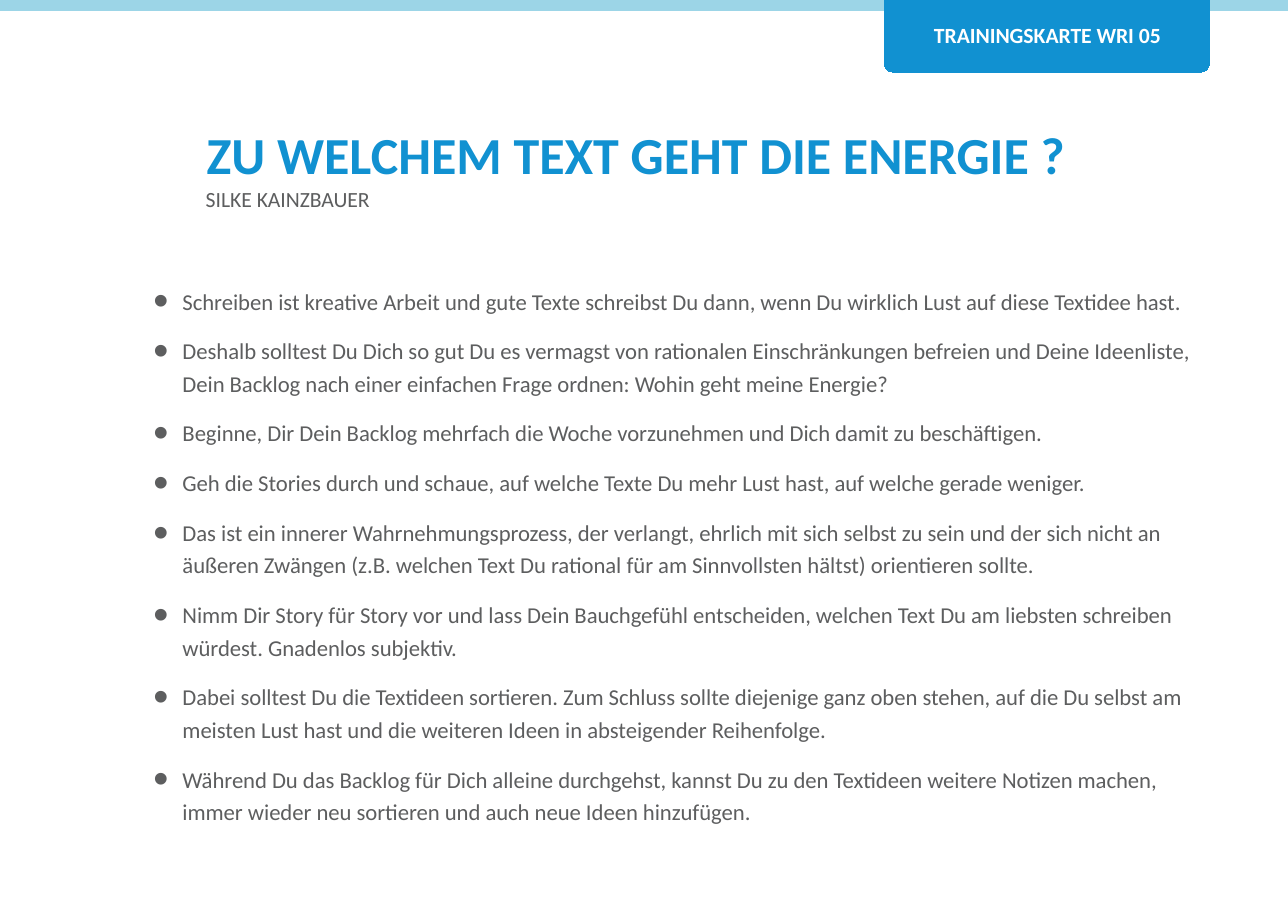
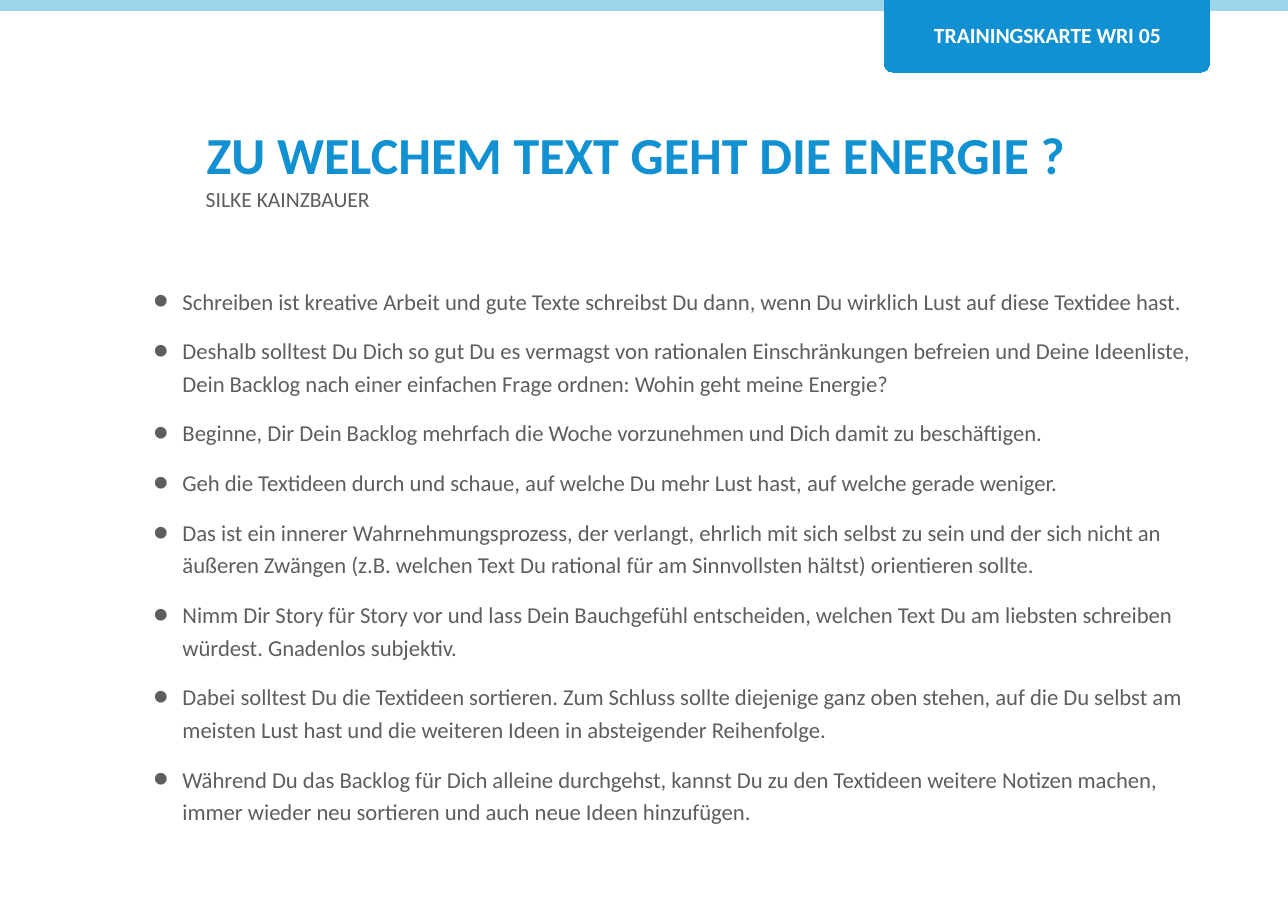
Before and after one commit to Teamtool/training-materials, a slide deck: slide 1 of training-cards/agile moves/Writing (WRI)/ger/apprentice/ger_wri_05_zu_welchem_text_geht_die_energie_AM_A.pptx. Drawn at 1288x907 pixels with LibreOffice and Linux fonts; fonts in the diff are those of the drawing; background and template pictures are left out. Boxes give left, top, right and bottom in pixels: in the first picture for what was removed or moved away, otherwise in the second. Text is boxed around its words. In the diff, an @@ line names an element or a change of style, - is before the commit and + after.

```diff
--- a/training-cards/agile moves/Writing (WRI)/ger/apprentice/ger_wri_05_zu_welchem_text_geht_die_energie_AM_A.pptx
+++ b/training-cards/agile moves/Writing (WRI)/ger/apprentice/ger_wri_05_zu_welchem_text_geht_die_energie_AM_A.pptx
@@ text at bbox=[182, 475, 1057, 495]: text changed @@
-• Geh die Stories durch und schaue, auf welche Texte Du mehr Lust hast, auf welche gerade weniger.
+• Geh die Textideen durch und schaue, auf welche Du mehr Lust hast, auf welche gerade weniger.
```
Also in this commit, not shown: 1 other slide changed, 4 other files.
